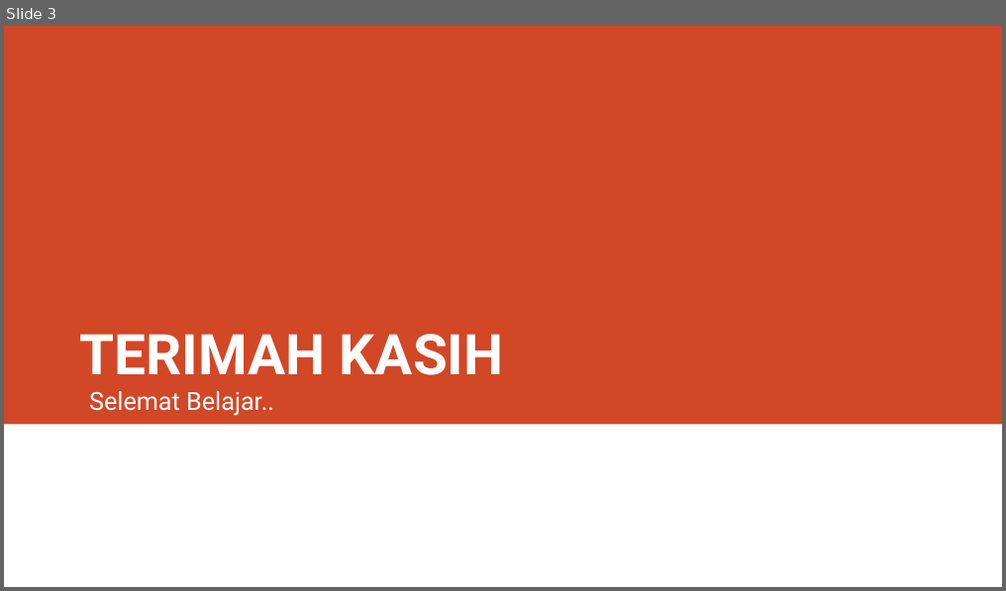
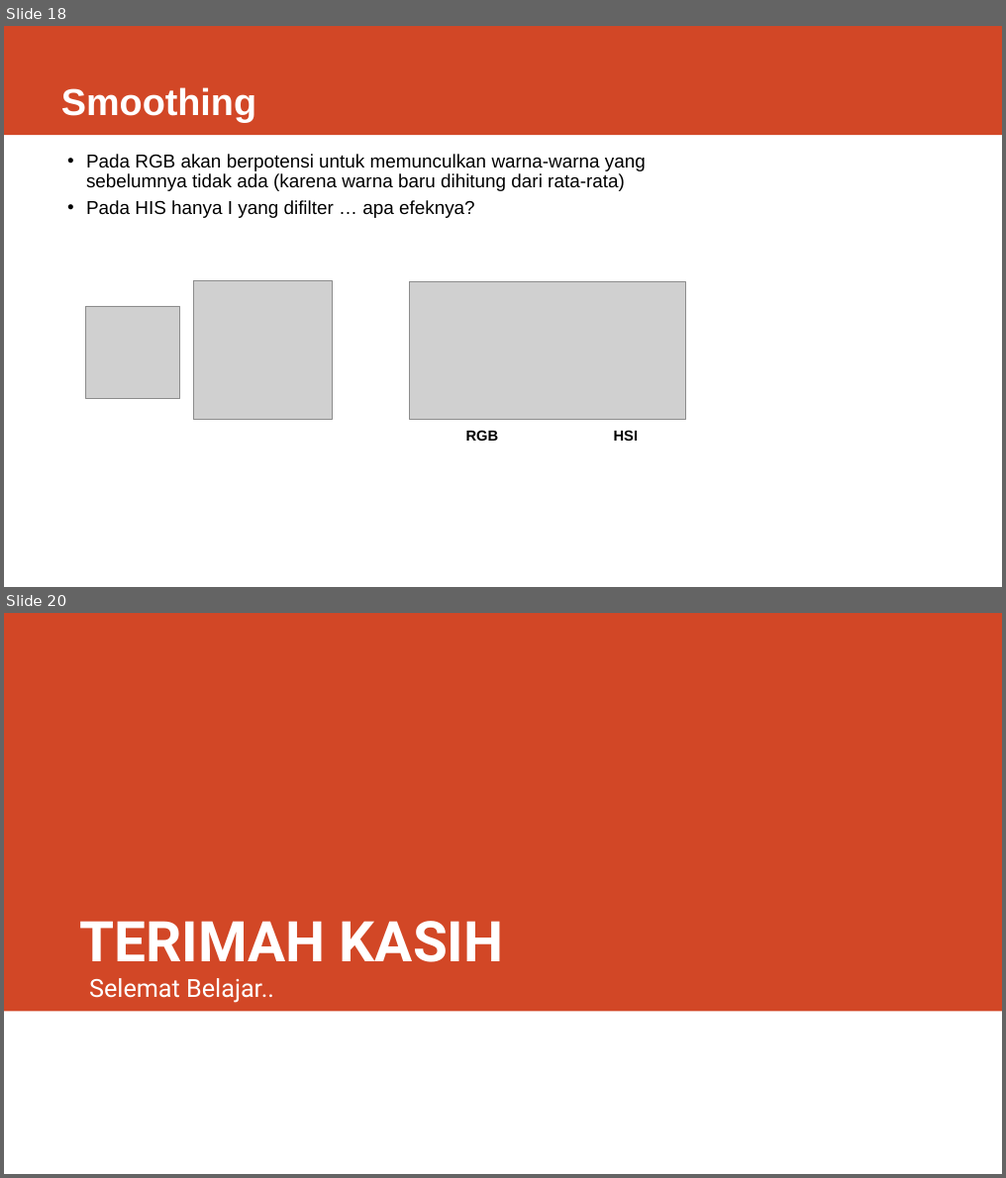
Before and after one commit to rizalarfani/Pengolahan-Citra-Digital-PCD-, a slide deck: Materi/Matriks.pptx. Shown one above the other, each under a label of ours: slide 3 before the commit, slides 18 and 20 after it; the slides between them are not shown. The pictures are 1006x591 and 1006x1178 pixels, drawn with LibreOffice and Linux fonts; fonts in the diff are those of the drawing; grey boxes stand for pictures. Boxes give left, top, right and bottom in pixels: in the first picture for what was removed or moved away, otherwise in the second. Text is boxed around its words. In the diff, an @@ line names an element or a change of style, - is before the commit and + after.

```diff
--- a/Materi/Matriks.pptx
+++ b/Materi/Matriks.pptx
@@ slide 18 added at bbox=[4, 26, 1002, 587], background #FFFFFF @@
@@ rectangle added at bbox=[4, 26, 1002, 135], fill #D24726 @@
@@ title added at bbox=[61, 87, 256, 122], 36 pt, text #FFFFFF, bold @@
+Smoothing
@@ text added at bbox=[86, 154, 646, 218], 18 pt, text #000000 @@
+• Pada RGB akan berpotensi untuk memunculkan warna-warna yang sebelumnya tidak ada (karena warna baru dihitung dari rata-rata)
+• Pada HIS hanya I yang difilter … apa efeknya?
@@ picture added at bbox=[193, 281, 332, 420] @@
@@ picture added at bbox=[410, 282, 686, 419] @@
@@ picture added at bbox=[86, 306, 180, 398] @@
@@ text added at bbox=[466, 430, 499, 441], 14 pt, text #000000, bold @@
+RGB
@@ text added at bbox=[614, 430, 639, 441], 14 pt, text #000000, bold @@
+HSI
@@ what was slide 3 is now slide 20 @@
```
Also in this commit, not shown: 1 slide changed, 17 other slides added, 1 slide removed, 2 other files.
